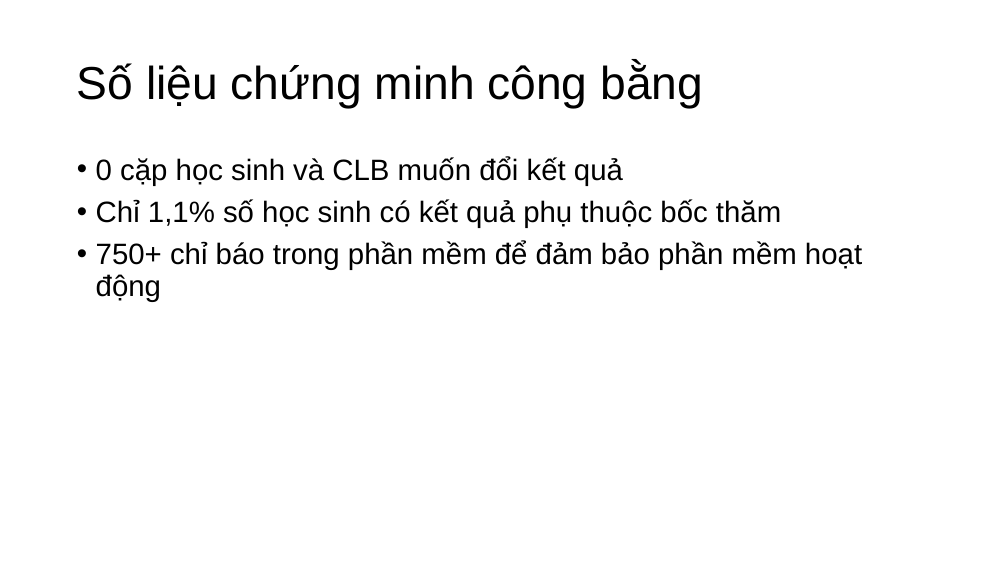
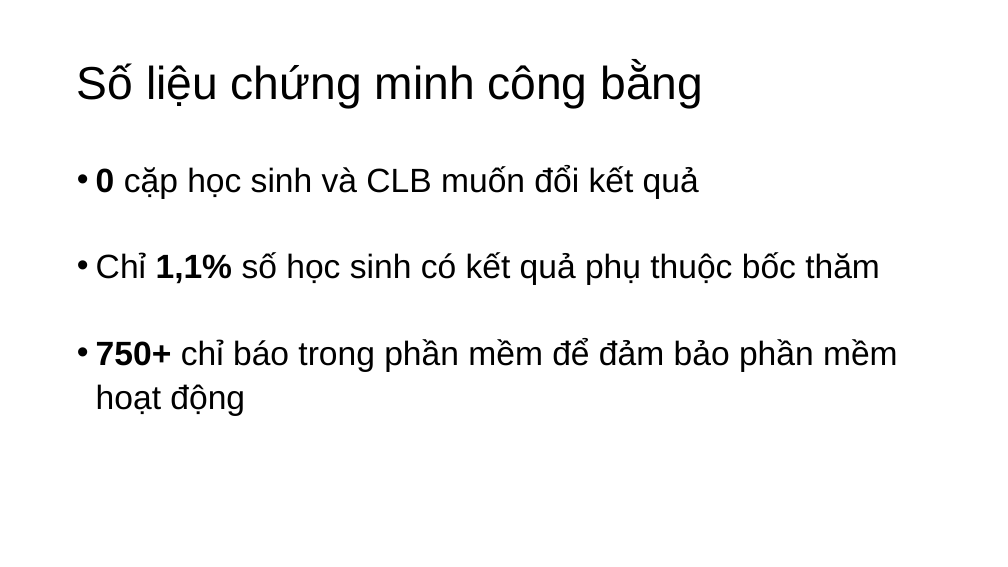
Before and after one commit to nguyenphanvantruong6969-arch/rbda-kiosk, a slide deck: slide 9 of THUYET_TRINH_KHKT_DA_SUA_FONT.pptx. Drawn at 1008x567 pixels with LibreOffice and Linux fonts; fonts in the diff are those of the drawing. Boxes give left, top, right and bottom in pixels: in the first picture for what was removed or moved away, otherwise in the second. Text is boxed around its words. In the diff, an @@ line names an element or a change of style, - is before the commit and + after.

```diff
--- a/THUYET_TRINH_KHKT_DA_SUA_FONT.pptx
+++ b/THUYET_TRINH_KHKT_DA_SUA_FONT.pptx
@@ text "0 cặp học sinh và ..." at [96,165,898,416]: size 28 to 32 pt; bold on in "0", "1,1%", "750+"; line spacing 0.9 to 1.1; more space between paragraphs @@
```
Also in this commit, not shown: 4 other slides changed.
